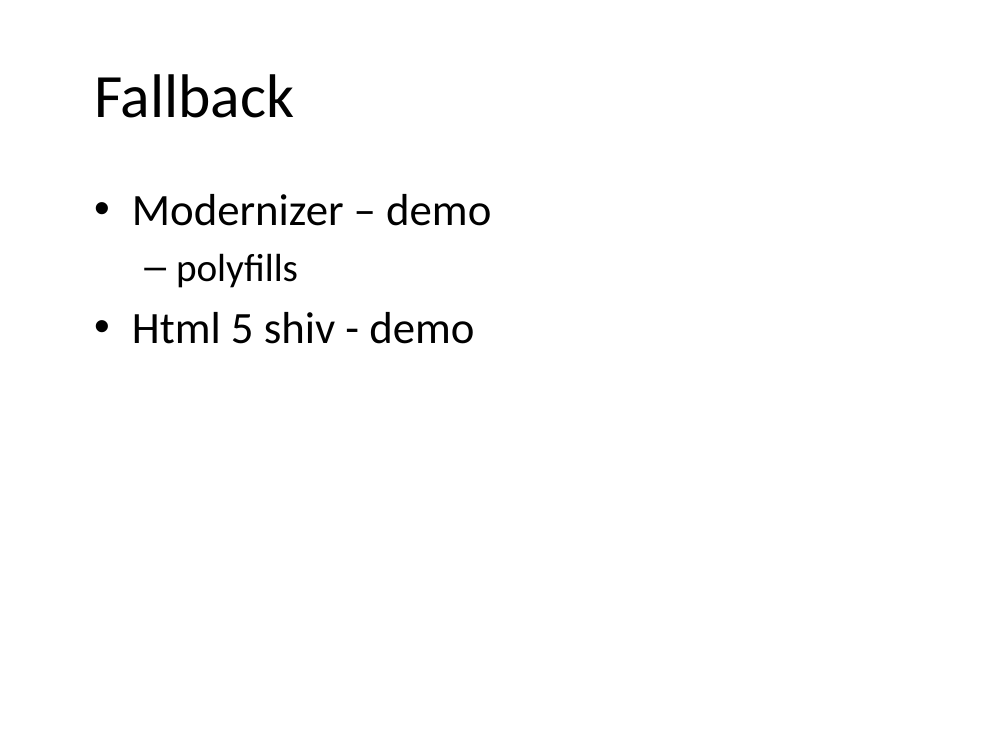
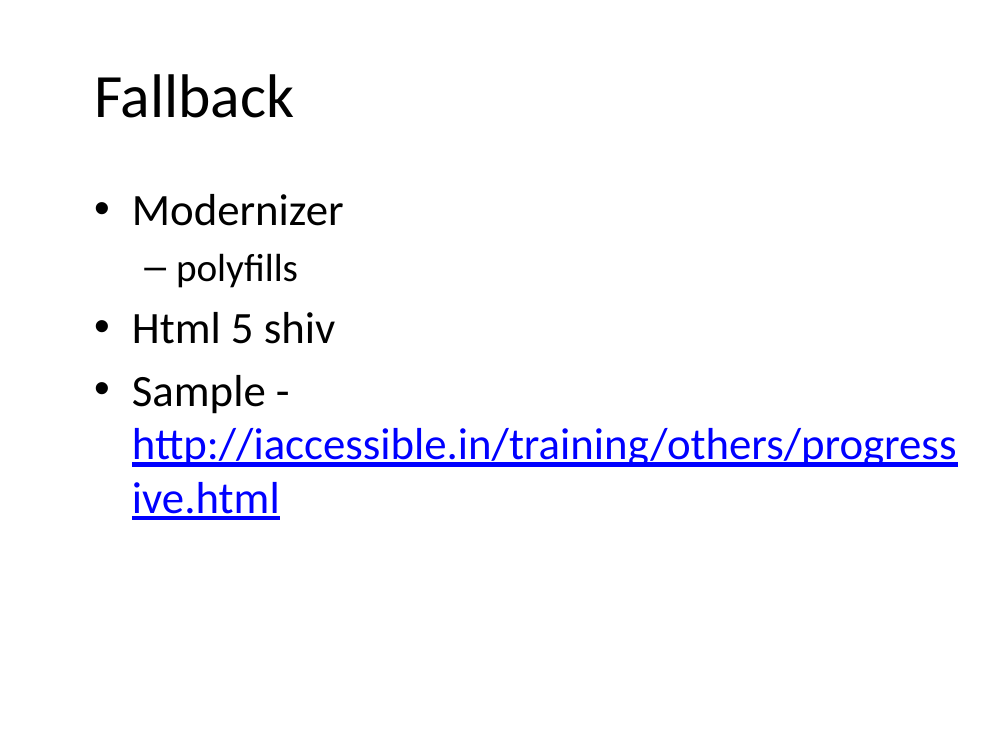
Before and after one commit to punchouty/accessibility, a slide deck: slide 25 of ppt/aria.pptx (slide 20 before the commit). Drawn at 1008x756 pixels with LibreOffice and Linux fonts; fonts in the diff are those of the drawing; background and template pictures are left out. Boxes give left, top, right and bottom in pixels: in the first picture for what was removed or moved away, otherwise in the second. Text is boxed around its words. In the diff, an @@ line names an element or a change of style, - is before the commit and + after.

Commit message:
Final version  for training on 19-20 nov

```diff
--- a/ppt/aria.pptx
+++ b/ppt/aria.pptx
@@ text at (132,194,344,226): text changed @@
-• Modernizer – demo
+• Modernizer
@@ text at (132,312,957,520): text changed; text colour #000000 to #0000FF @@
-• Html 5 shiv - demo
+• Html 5 shiv
+• Sample - http://iaccessible.in/training/others/progressive.html
```
Also in this commit, not shown: 13 other slides changed, 9 slides added, 2 slides removed, 10 other files.
